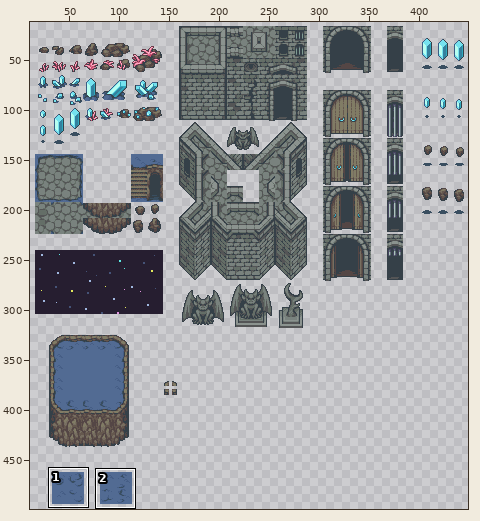
Two states of a sprite sheet, Assets/Art/Environment/Survival8/tf_darkdimension_sheet.png. The picture above shows the old version from afar; the outline marks the close-up.
Close-up. Before the edit:
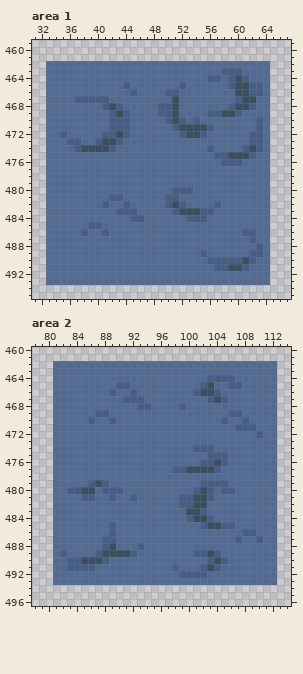
The file is 464x504 pixels. Colours within 5 levels of each other are drawn and written as one. Shown: area 1: x 31..67, y 459..495; area 2: x 78..114, y 460..496. The wide view leaves out empty margins. The commit also changed other parts of the picture, which this record leaves out.
After the commit:
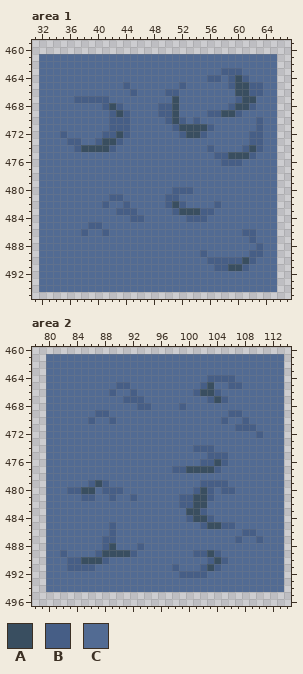
Palette (. is transparent): A #394e60  B #465e86  C #526b93
Changes in this commit:
Changed rows in their new state; - is an unchanged pixel.
Area 1:
first column x 32:
461 CCCCCCCCCCCCCCCCCCCCCCCCCCCCCCCCCC
462 C--------------------------------C
463 C--------------------------------C
464 C--------------------------------C
465 C--------------------------------C
466 C--------------------------------C
467 C--------------------------------C
468 C--------------------------------C
469 C--------------------------------C
470 C--------------------------------C
471 C--------------------------------C
472 C--------------------------------C
473 C--------------------------------C
474 C--------------------------------C
475 C--------------------------------C
476 C--------------------------------C
477 C--------------------------------C
478 C--------------------------------C
479 C--------------------------------C
480 C--------------------------------C
481 C--------------------------------C
482 C--------------------------------C
483 C--------------------------------C
484 C--------------------------------C
485 C--------------------------------C
486 C--------------------------------C
487 C--------------------------------C
488 C--------------------------------C
489 C--------------------------------C
490 C--------------------------------C
491 C--------------------------------C
492 C--------------------------------C
493 C--------------------------------C
494 CCCCCCCCCCCCCCCCCCCCCCCCCCCCCCCCCC
Area 2:
first column x 80:
461 CCCCCCCCCCCCCCCCCCCCCCCCCCCCCCCCCC
462 C--------------------------------C
463 C--------------------------------C
464 C--------------------------------C
465 C--------------------------------C
466 C--------------------------------C
467 C--------------------------------C
468 C--------------------------------C
469 C--------------------------------C
470 C--------------------------------C
471 C--------------------------------C
472 C--------------------------------C
473 C--------------------------------C
474 C--------------------------------C
475 C--------------------------------C
476 C--------------------------------C
477 C--------------------------------C
478 C--------------------------------C
479 C--------------------------------C
480 C--------------------------------C
481 C--------------------------------C
482 C--------------------------------C
483 C--------------------------------C
484 C--------------------------------C
485 C--------------------------------C
486 C--------------------------------C
487 C--------------------------------C
488 C--------------------------------C
489 C--------------------------------C
490 C--------------------------------C
491 C--------------------------------C
492 C--------------------------------C
493 C--------------------------------C
494 CCCCCCCCCCCCCCCCCCCCCCCCCCCCCCCCCC
Where, in picture pixels (left, top, right, bottom), the same in both close-ups:
added: (39, 54, 277, 292)
added: (46, 354, 284, 592)
